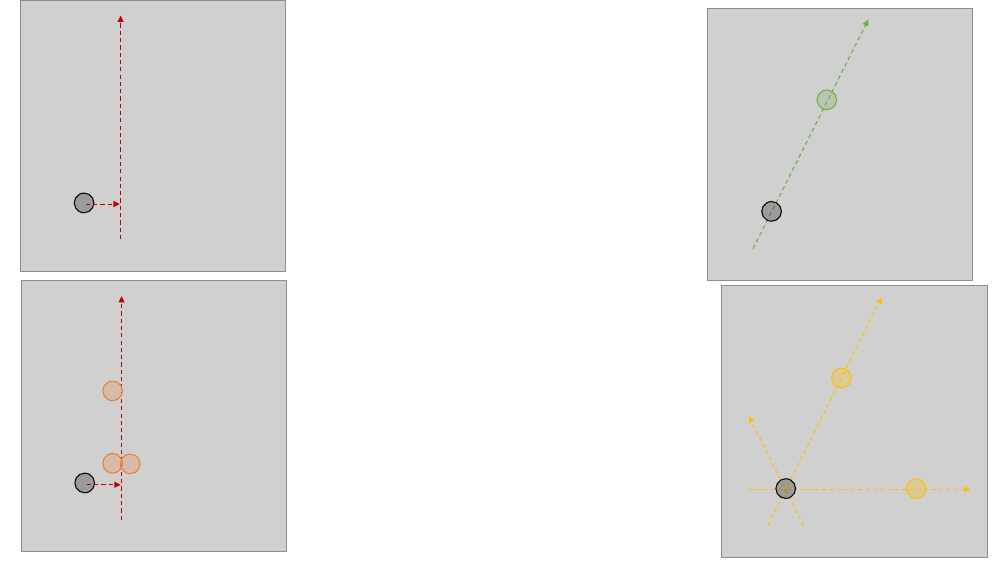
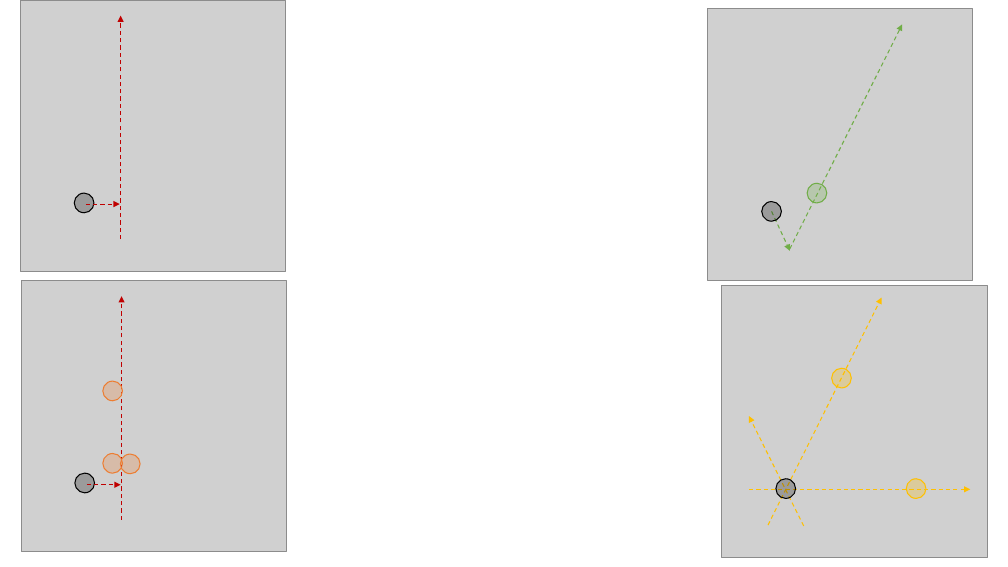
Before and after one commit to madebyafox/SGC-X, a slide deck: slide 16 of ANALYSIS/MAIN/analysis/SGC3A/static/keys/_learn_121.pptx. Drawn at 1008x567 pixels with LibreOffice and Linux fonts; fonts in the diff are those of the drawing; grey boxes stand for pictures. Boxes give left, top, right and bottom in pixels: in the first picture for what was removed or moved away, otherwise in the second. Text is boxed around its words. In the diff, an @@ line names an element or a change of style, - is before the commit and + after.

```diff
--- a/ANALYSIS/MAIN/analysis/SGC3A/static/keys/_learn_121.pptx
+++ b/ANALYSIS/MAIN/analysis/SGC3A/static/keys/_learn_121.pptx
@@ arrow moved from (753, 249) - (869, 20) to (790, 249) - (902, 24) @@
@@ ellipse moved from (x1=817, y1=90, x2=837, y2=110) to (x1=808, y1=183, x2=827, y2=203) @@
@@ arrow added from (772, 212) to (790, 251), #70AD47 1 pt dashed @@
```
Also in this commit, not shown: 1 other file.
